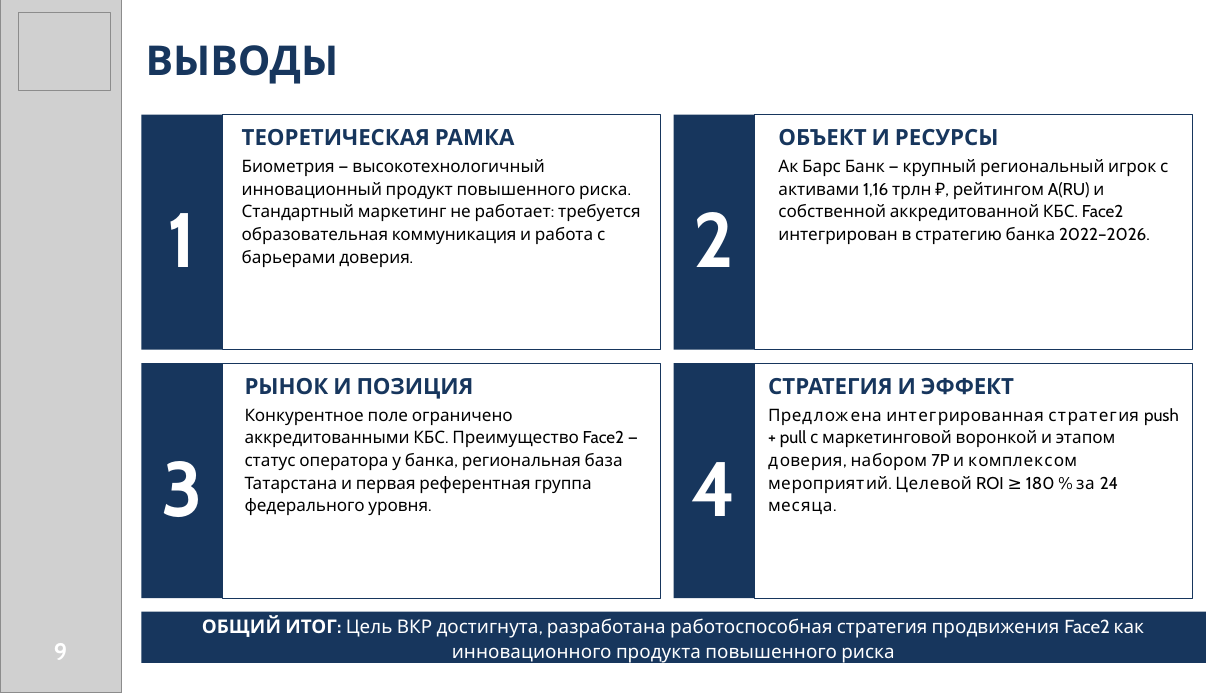
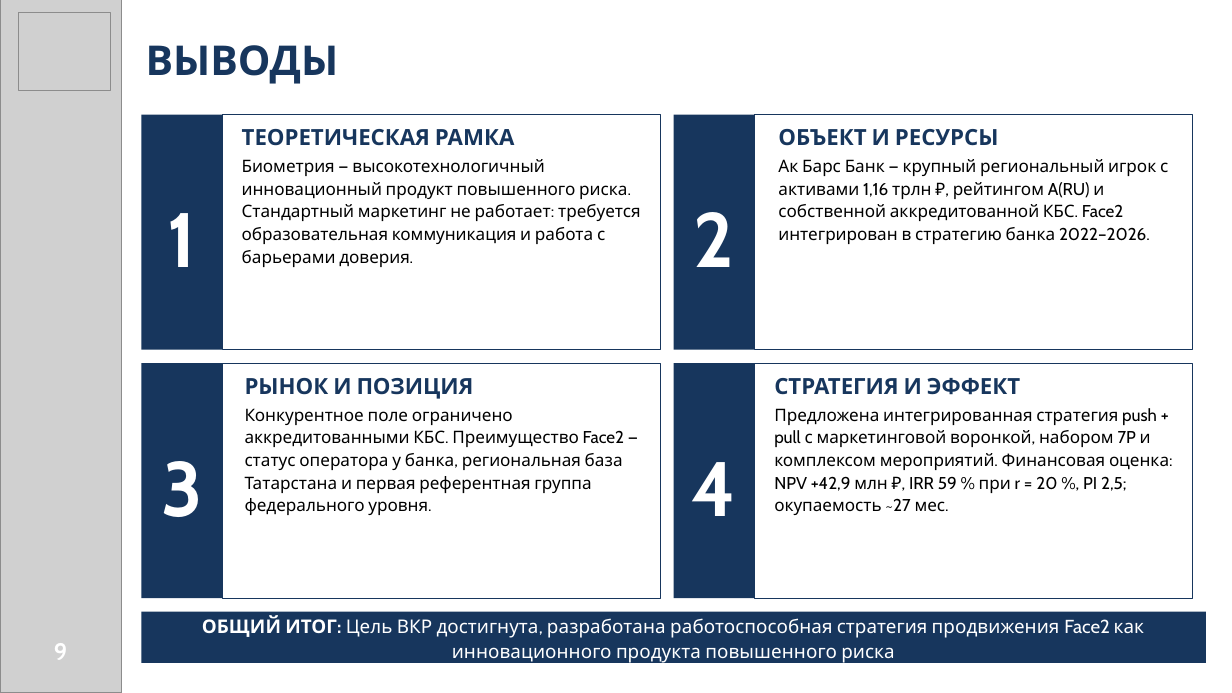
Before and after one commit to IndustrialBrace/VKR, a slide deck: slide 9 of ВКР_Face2_АкБарс_презентация.pptx. Drawn at 1232x693 pixels with LibreOffice and Linux fonts; fonts in the diff are those of the drawing; grey boxes stand for pictures. Boxes give left, top, right and bottom in pixels: in the first picture for what was removed or moved away, otherwise in the second. Text is boxed around its words. In the diff, an @@ line names an element or a change of style, - is before the commit and + after.

```diff
--- a/ВКР_Face2_АкБарс_презентация.pptx
+++ b/ВКР_Face2_АкБарс_презентация.pptx
@@ text in rectangle at [774,408,1169,515]: text changed @@
-Предложена интегрированная стратегия push + pull с маркетинговой воронкой и этапом доверия, набором 7P и комплексом мероприятий. Целевой ROI ≥ 180 % за 24 месяца.
+Предложена интегрированная стратегия push + pull с маркетинговой воронкой, набором 7P и комплексом мероприятий. Финансовая оценка: NPV +42,9 млн ₽, IRR 59 % при r = 20 %, PI 2,5; окупаемость ~27 мес.
```
Also in this commit, not shown: 2 other files.
